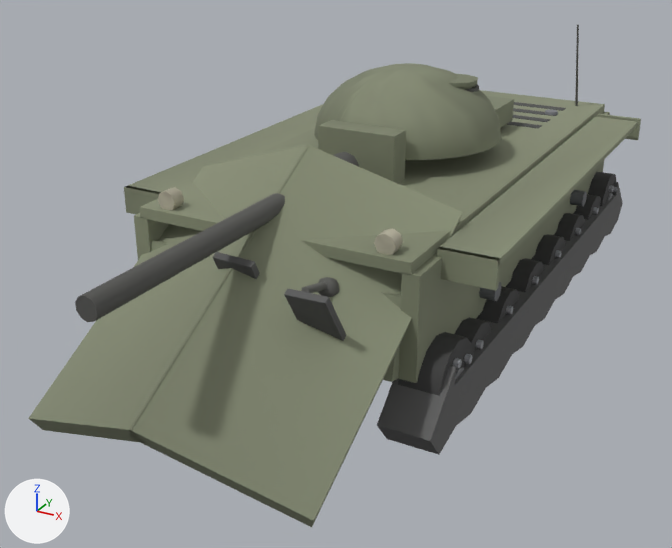
An edit to the glTF model client/assets/models/is3.glb, drawn before and after from the same camera.
The view is the same before and after, from a 50 mm lens placed at (4.66, -10.5, 5.24), pointed at (-0.23, -1.6, 0.79). The lights are fixed; the arrows at lower left show +X, +Y and +Z. The first picture is the older version. Where no turn or scale is listed for an object, it has been applied to the vertices. Vertices at exactly the same position are counted once.

The first picture shows 'barrel', 'glacis', 'hullSide', 'hullTop', 'mantlet', 'tracks', 'turretFront', 'turretRear', 'turretSide', 'wheel11', 'wheel12', 'wheel14' and 8 more.
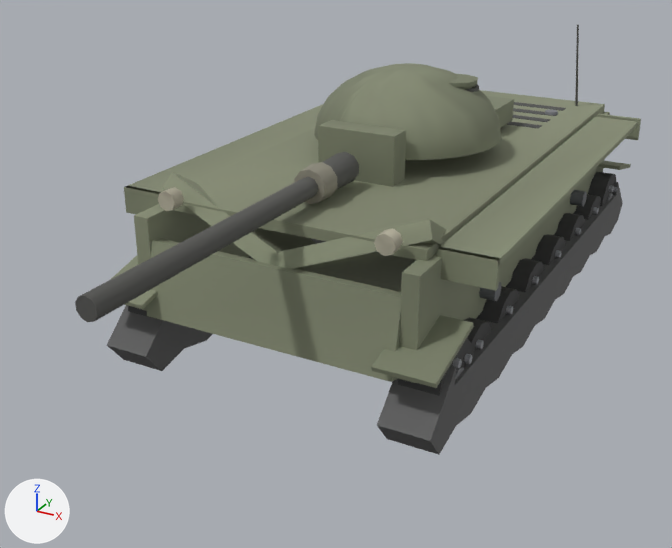
Changed parts and their boxes (x1, y1, x2, y2) in the pictures (672 x 548 px; the box of a moved part takes in the faces that stretch with it):
```json
{"object": "glacis", "change": "reshaped", "before": [28, 144, 462, 527], "after": [163, 173, 446, 292]}
{"object": "hullTop", "change": "reshaped", "before": [140, 90, 605, 275], "after": [173, 90, 605, 261], "on screen": "7% narrower, 8% shorter"}
{"object": "tracks", "change": "reshaped", "before": [377, 182, 623, 455], "after": [107, 161, 631, 455]}
{"part": 1, "of": "me_mesh_16", "change": "added", "after": [110, 161, 631, 388]}
{"part": 2, "of": "me_mesh_18", "change": "moved or reshaped", "before": [318, 277, 339, 297], "on screen": "not visible afterwards"}
{"part": 3, "of": "me_mesh_18", "change": "moved or reshaped", "before": [301, 281, 327, 293], "on screen": "not visible afterwards"}
{"part": 4, "of": "me_mesh_18", "change": "moved or reshaped", "before": [213, 252, 260, 279], "on screen": "not visible afterwards"}
{"part": 5, "of": "me_mesh_18", "change": "moved or reshaped", "before": [284, 289, 346, 341], "on screen": "not visible afterwards"}
{"part": 6, "of": "me_mesh_18", "change": "moved or reshaped", "before": [28, 148, 460, 527], "after": [183, 178, 446, 292]}
{"object": "lowerPlate", "change": "unchanged, uncovered by the edit", "before": [151, 239, 401, 382], "after": [147, 239, 401, 382]}
{"object": "wheel14", "change": "unchanged, covered by the edit", "before": [398, 332, 473, 396], "after": [398, 338, 473, 396]}
```

Scene script edits in JSON lines:
```json
{"block": "me_mesh_16", "where": "# used by ob_tracks; location = (0.0, 0.0, 0.0)"}
{"op": "remove", "block": "me_mesh_16", "code": "me_mesh_16.from_pydata(...)  # 168 vertices, 312 faces; spans x -1.94..1.94, y -3.75..3.75, z 0.1..1.17"}
{"op": "add", "block": "me_mesh_16", "code": "me_mesh_16.from_pydata(...)  # 200 vertices, 360 faces; spans x -1.98..1.98, y -3.79..3.75, z 0.1..1.26"}
{"block": "me_mesh_16", "change": "me_mesh_16 part 1"}
{"block": "me_mesh_16", "change": "16 vertices are added at x -1.98..1.34, y -3.79..3.75, z 0.98..1.26"}
{"block": "me_mesh_16", "change": "16 new vertices lie (0.64, 0.0, 0.0) away from vertices in x -1.98..1.34, y -3.79..3.75, z 0.98..1.26"}
{"block": "me_mesh_16", "change": "48 new faces join them"}
{"block": "me_mesh_18", "where": "# used by ob_glacis; location = (0.0, 0.0, 0.0)"}
{"op": "remove", "block": "me_mesh_18", "code": "me_mesh_18.from_pydata(...)  # 88 vertices, 144 faces; spans x -1.57..1.57, y -5.57..-2.2, z 0.24..2.65"}
{"op": "add", "block": "me_mesh_18", "code": "me_mesh_18.from_pydata(...)  # 88 vertices, 144 faces; spans x -1.57..1.57, y -3.35..-0.2, z 0.2..2.22"}
{"block": "me_mesh_18", "change": "me_mesh_18 part 2: the loose piece of 26 vertices spanning x 0.69..0.93, y -3.77..-3.53, z 1.52..1.76 is moved by (0.0, 2.3, 0.0)"}
{"block": "me_mesh_18", "change": "me_mesh_18 part 3: the loose piece of 14 vertices spanning x 0.77..0.84, y -4.07..-3.62, z 1.64..1.83 is moved by (0.0, 2.3, 0.0)"}
{"block": "me_mesh_18", "change": "me_mesh_18 part 4: the loose piece of 8 vertices spanning x -0.21..0.25, y -4.08..-3.62, z 1.21..1.96 is moved by (0.0, 2.3, 0.0)"}
{"block": "me_mesh_18", "change": "me_mesh_18 part 5: the loose piece of 8 vertices spanning x 0.7..1.16, y -4.26..-3.79, z 1.11..1.86 is moved by (0.0, 2.3, 0.0)"}
{"block": "me_mesh_18", "change": "me_mesh_18 part 6: 16 of 88 vertices moved; they spanned x -1.57..1.57, y -5.57..-2.2, z 0.24..2.65 and now span x -1.57..1.57, y -3.35..-0.65, z 0.2..2.22; mean shift (0.0, 1.89, -0.24); largest move (0.01, -5.57, 0.95) -> (0.01, -1.05, 0.2)"}
{"block": "me_mesh_18", "change": "other edits to the shape of me_mesh_18 do not show in these pictures"}
{"block": "me_mesh_21", "where": "# used by ob_hulltop; location = (0.0, 0.0, 0.0)"}
{"block": "me_mesh_21", "where": "# before: 0 (1.55, -3.45, 1.98) at pixel (411, 263), 1 (1.55, -3.45, 1.86) at pixel (410, 275), 6 (-1.55, -3.45, 1.98) at pixel (139, 206), 7 (-1.55, -3.45, 1.86) at pixel (140, 217)"}
{"op": "remove", "block": "me_mesh_21", "code": "me_mesh_21.from_pydata(...)  # 76 vertices, 124 faces; spans x -1.55..1.55, y -3.45..3.45, z 1.86..2.02"}
{"op": "add", "block": "me_mesh_21", "code": "me_mesh_21.from_pydata(...)  # 76 vertices, 124 faces; spans x -1.55..1.55, y -3.1..3.45, z 1.86..2.02"}
{"block": "me_mesh_21", "change": "me_mesh_21 part 7"}
{"op": "add", "block": "me_mesh_21", "code": "for i in [0, 1, 6, 7]: me_mesh_21.vertices[i].co += Vector((0.0, 0.35, 0.0))"}
```
